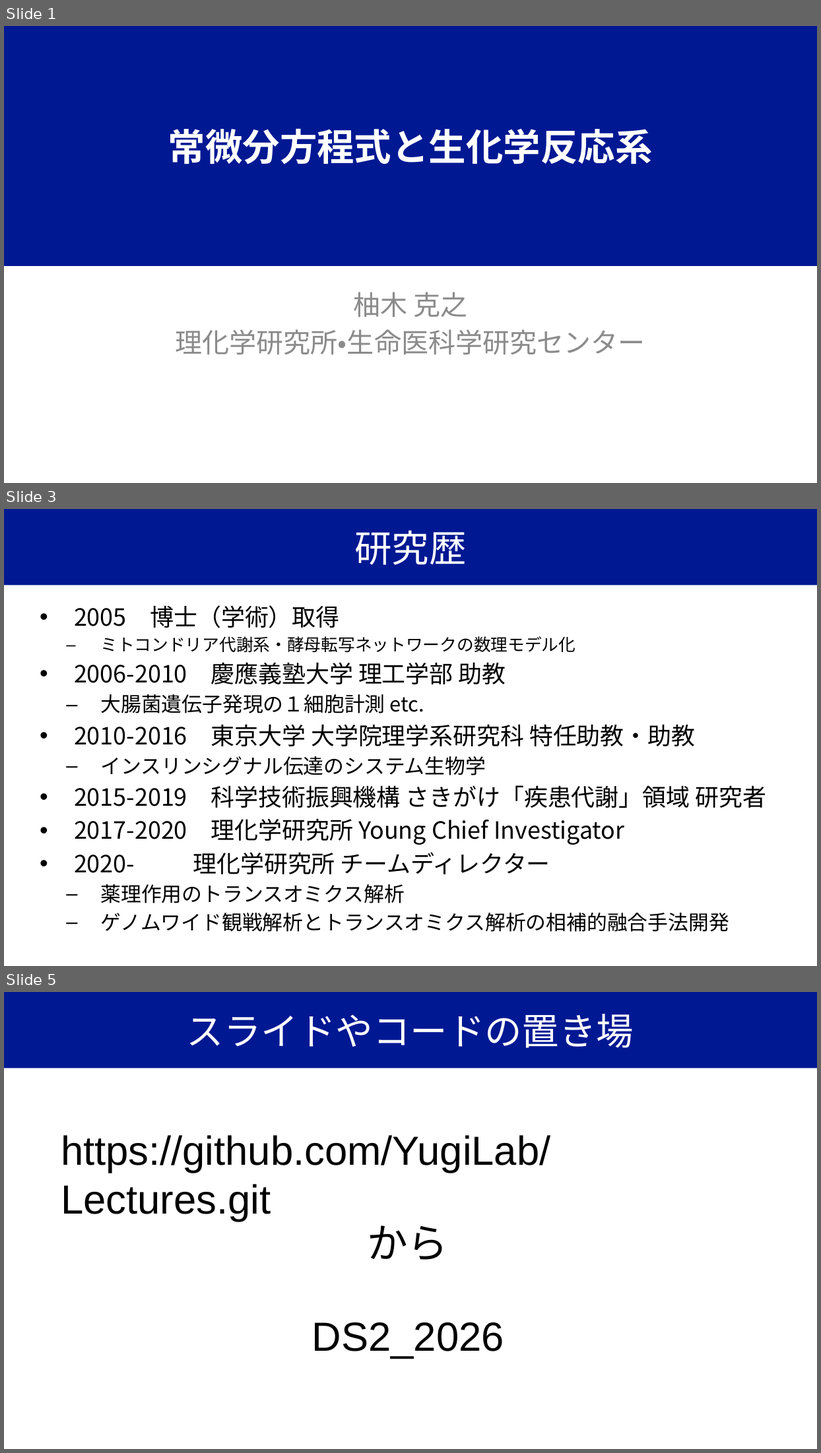
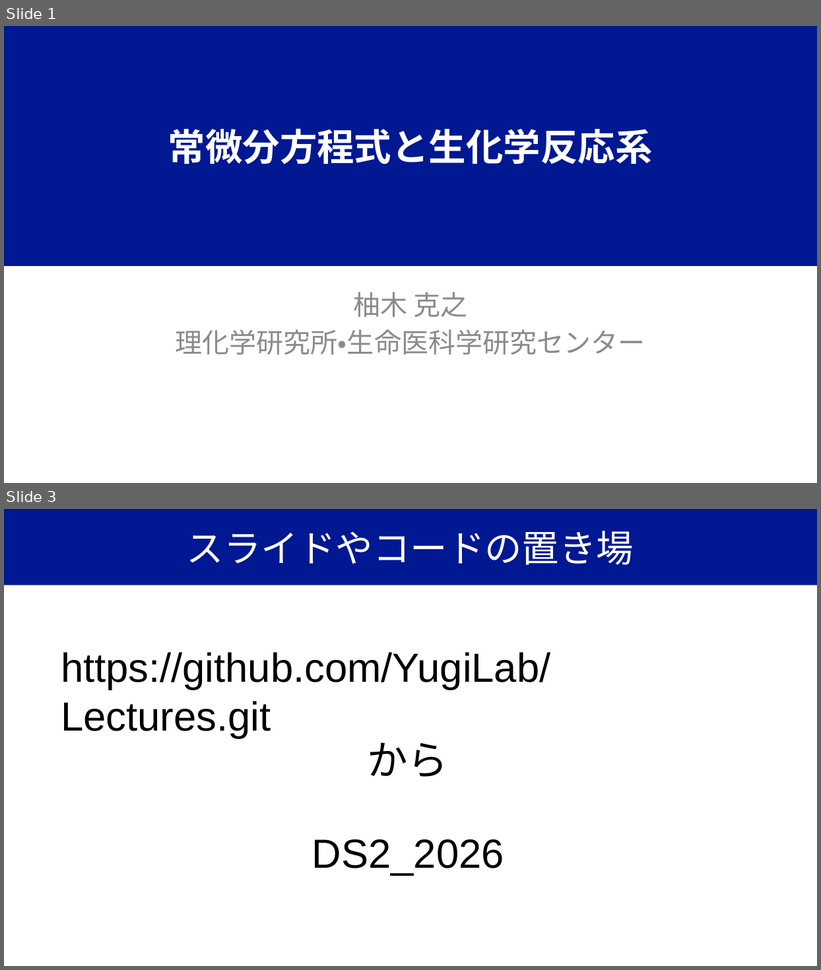
Before and after one commit to YugiLab/Lectures, a slide deck: DS2_2026/Day1/yugi_lecture1_ode.pptx. Shown one above the other, each under a label of ours: slides 1, 3 and 5 before the commit, slides 1 and 3 after it; the slides between them are not shown. The pictures are 821x1453 and 821x970 pixels, drawn with LibreOffice and Linux fonts; fonts in the diff are those of the drawing. Boxes give left, top, right and bottom in pixels: in the first picture for what was removed or moved away, otherwise in the second. Text is boxed around its words. In the diff, an @@ line names an element or a change of style, - is before the commit and + after.

```diff
--- a/DS2_2026/Day1/yugi_lecture1_ode.pptx
+++ b/DS2_2026/Day1/yugi_lecture1_ode.pptx
@@ slide 3 removed at [4, 509, 817, 966], background #FFFFFF @@
@@ title removed at [4, 509, 817, 586] @@
-研究歴
@@ text removed at [74, 605, 766, 932] @@
-• 2005 博士（学術）取得
-  – ミトコンドリア代謝系・酵母転写ネットワークの数理モデル化
-• 2006-2010 慶應義塾大学 理工学部 助教
-  – 大腸菌遺伝子発現の１細胞計測 etc.
-• 2010-2016 東京大学 大学院理学系研究科 特任助教・助教
-  – インスリンシグナル伝達のシステム生物学
-• 2015-2019 科学技術振興機構 さきがけ「疾患代謝」領域 研究者
-• 2017-2020 理化学研究所 Young Chief Investigator
-• 2020- 理化学研究所 チームディレクター
-  – 薬理作用のトランスオミクス解析
-  – ゲノムワイド観戦解析とトランスオミクス解析の相補的融合手法開発
@@ what was slide 5 is now slide 3 @@
```
Also in this commit, not shown: 9 slides changed, 4 slides added, 1 other slide removed, 2 other files.
